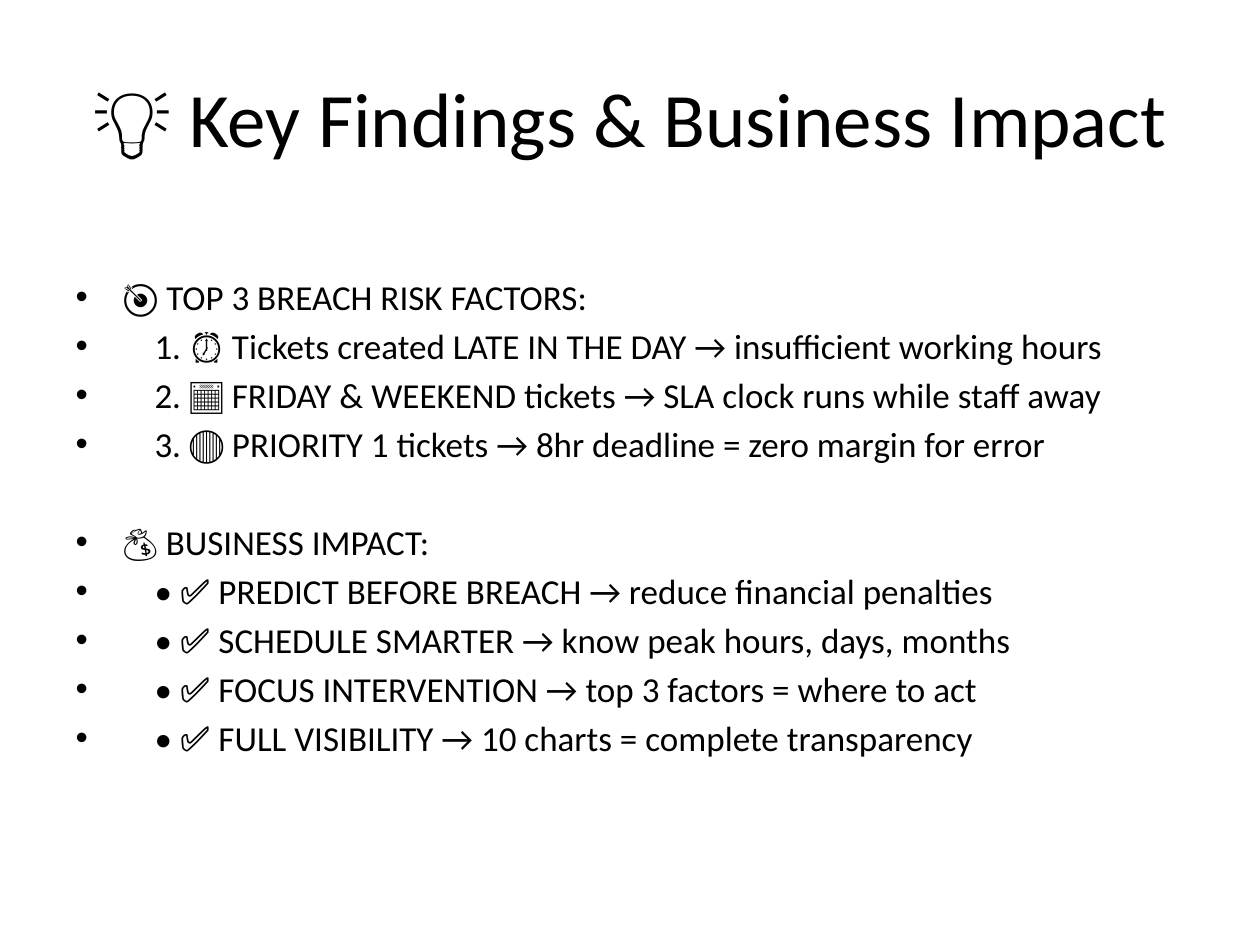
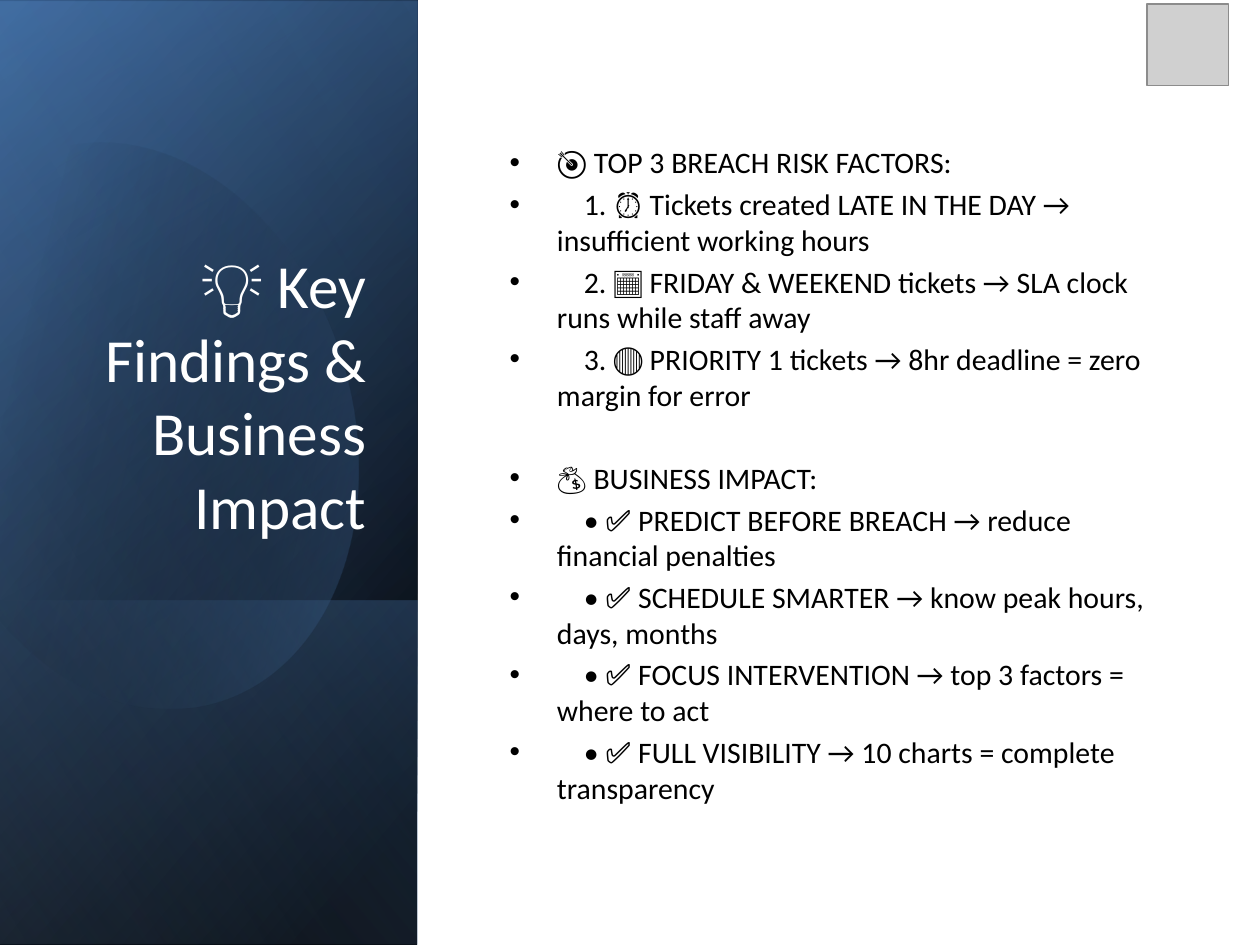
Before and after one commit to onipedesamson/NorthBridge-SLA-Breach-Prediction, a slide deck: slide 17 of NorthBridge_SLA_Presentation.pptx (slide 16 before the commit). Drawn at 1260x945 pixels with LibreOffice and Linux fonts; fonts in the diff are those of the drawing; grey boxes stand for pictures. Boxes give left, top, right and bottom in pixels: in the first picture for what was removed or moved away, otherwise in the second. Text is boxed around its words. In the diff, an @@ line names an element or a change of style, - is before the commit and + after.

```diff
--- a/NorthBridge_SLA_Presentation.pptx
+++ b/NorthBridge_SLA_Presentation.pptx
@@ rectangle added at bbox=[0, 0, 1260, 945], fill #FFFFFF @@
@@ rectangle added at bbox=[1, 0, 418, 944], fill gradient #000000 to #376092 @@
@@ rectangle added at bbox=[1, 2, 418, 945], fill gradient #000000 to #4F81BD @@
@@ rectangle added at bbox=[1, 0, 418, 943], fill gradient #000000 to #95B3D7 @@
@@ picture added at bbox=[1147, 4, 1228, 86] @@
@@ freeform shape added at bbox=[0, 89, 423, 754], fill gradient #000000 to #4F81BD @@
@@ title "💡 Key Findings & Business ...": place and size @@
-title "💡 Key Findings & Business ..." at bbox=[189, 93, 1166, 161]
+title "💡 Key Findings & Business ..." at bbox=[105, 268, 367, 539]
@@ title "💡 Key Findings & Business ..." at bbox=[105, 268, 367, 539]: size 44 to 35 pt, text colour #000000 to #FFFFFF; alignment centre to right; vertical alignment middle to bottom @@
@@ text "🎯 TOP 3 BREACH RISK ...": place and size @@
-text "🎯 TOP 3 BREACH RISK ..." at bbox=[155, 287, 1102, 757]
+text "🎯 TOP 3 BREACH RISK ..." at bbox=[557, 153, 1144, 804]
@@ text "🎯 TOP 3 BREACH RISK ..." at bbox=[557, 153, 1144, 804]: size 20 to 17 pt; vertical alignment top to middle @@
@@ rectangle added at bbox=[1, 600, 418, 945], fill gradient #4F81BD to #000000 @@
```
Also in this commit, not shown: 15 other slides changed, 7 slides added, 1 slide removed.
